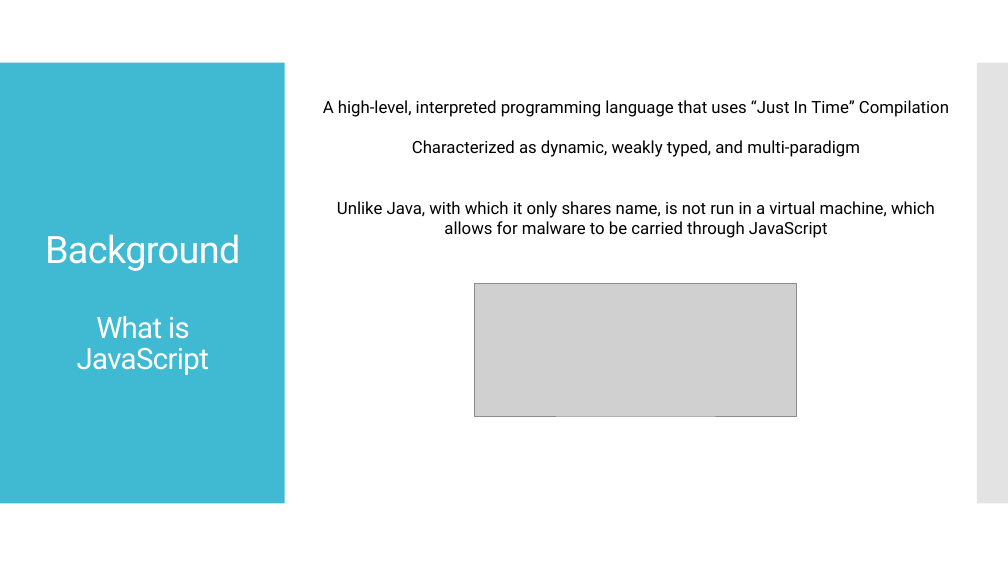
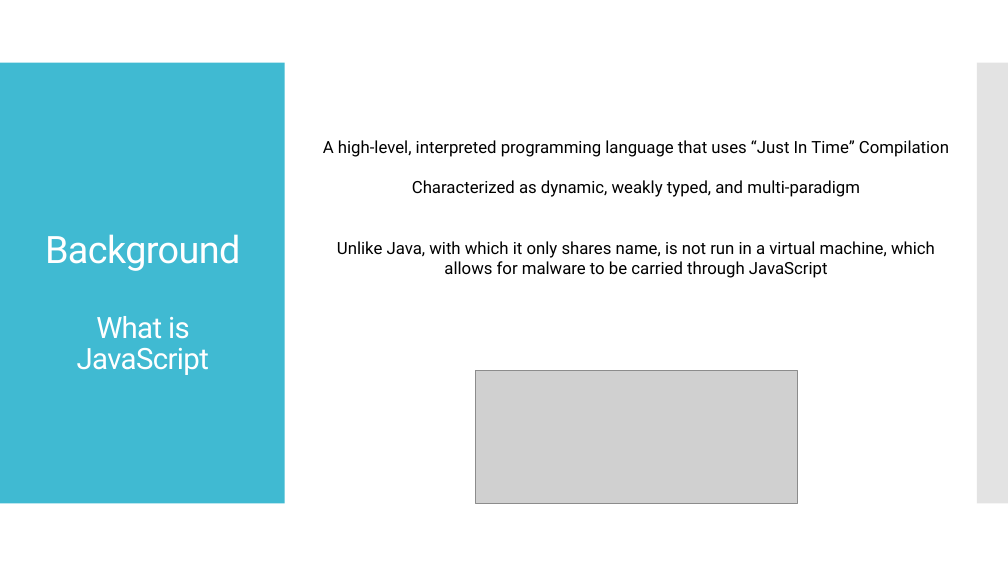
Before and after one commit to starkc1/Spring2019_Homework, a slide deck: slide 4 of SE-410/Stark_SE410_Presentation.pptx. Drawn at 1008x567 pixels with LibreOffice and Linux fonts; fonts in the diff are those of the drawing; grey boxes stand for pictures. Boxes give left, top, right and bottom in pixels: in the first picture for what was removed or moved away, otherwise in the second. Text is boxed around its words. In the diff, an @@ line names an element or a change of style, - is before the commit and + after.

```diff
--- a/SE-410/Stark_SE410_Presentation.pptx
+++ b/SE-410/Stark_SE410_Presentation.pptx
@@ text "A high-level, interpreted programming language ...": place and size @@
-text "A high-level, interpreted programming language ..." at box(323, 100, 949, 238)
+text "A high-level, interpreted programming language ..." at box(323, 140, 949, 278)
@@ picture: place and size @@
-picture at box(475, 284, 797, 416)
+picture at box(476, 371, 798, 503)
```
Also in this commit, not shown: 1 other slide changed, 4 slides added.
